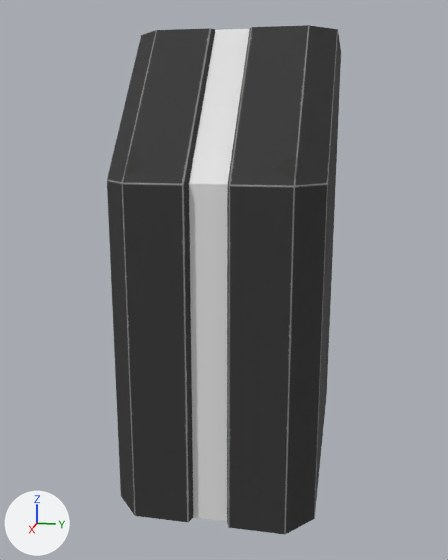
The FBX model AnotherGangsterHamster/Assets/Models/StageObjects/props/Frame/Btype/Grand_frame_bottom.fbx as it was, and as the next commit left it.
Both versions are drawn from a 50 mm camera at (3.65, 0.51, 1.6) aimed at (0.76, -0.07, 0.88). Lighting does not change. The marker at lower left points along +X, +Y and +Z. Where no turn or scale is listed for an object, it has been applied to the vertices.

Before the edit, the objects in view are built like this:
```python
me_grand_frame_bottom007_ncl1_1 = bpy.data.meshes.new('Grand_frame_bottom007_ncl1_1')
me_grand_frame_bottom007_ncl1_1.from_pydata(...)  # 30 vertices, 16 faces; spans x 0.0..1.44, y -0.43..0.43, z 0.0..2.0
me_grand_frame_bottom007_ncl1_1.materials.append(mat_material__54)  # picture img_defaultmaterial_base_color_png
me_light_ncl1_1 = bpy.data.meshes.new('light_ncl1_1')
me_light_ncl1_1.from_pydata([(1.4, 0.07, 1.4), (1.4, -0.07, 1.4), (0.93, 0.07, 2.0), (1.4, -0.07, 0.0), (0.93, -0.07, 2.0), (1.4, 0.07, 0.0)], [], [(0, 2, 4, 1), (0, 1, 3, 5)])
ob_grand_frame_bottom007 = bpy.data.objects.new('Grand_frame_bottom007', me_grand_frame_bottom007_ncl1_1)
ob_grand_frame_bottom007.location = (0.0, 0.0, 0.0)
ob_light = bpy.data.objects.new('light', me_light_ncl1_1)
ob_light.location = (0.0, 0.0, 0.0)
```
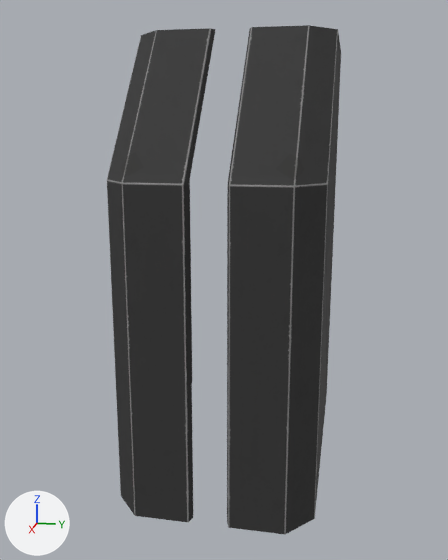
The newer file is also turned or shifted as a whole; pictures and numbers use the older file's frame.

Location of each change, [x1, y1, x2, y2] in pixels of the pictures (448 x 560 px):
'light', deleted: before [189, 29, 250, 522]

The change, as a diff of the scene's bpy script:
```diff
--- a/AnotherGangsterHamster/Assets/Models/StageObjects/props/Frame/Btype/Grand_frame_bottom.fbx.py
+++ b/AnotherGangsterHamster/Assets/Models/StageObjects/props/Frame/Btype/Grand_frame_bottom.fbx.py
@@ ob_light @@
-ob_light = bpy.data.objects.new('light', me_light_ncl1_1)
-ob_light.location = (0.0, 0.0, 0.0)
```
